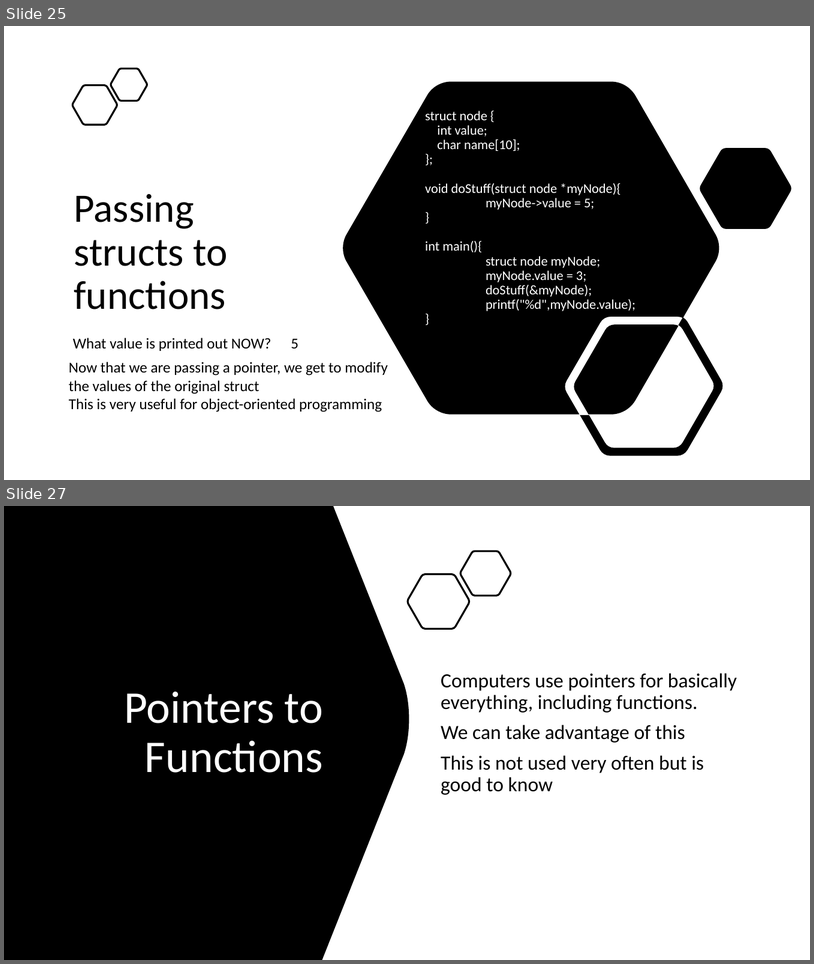
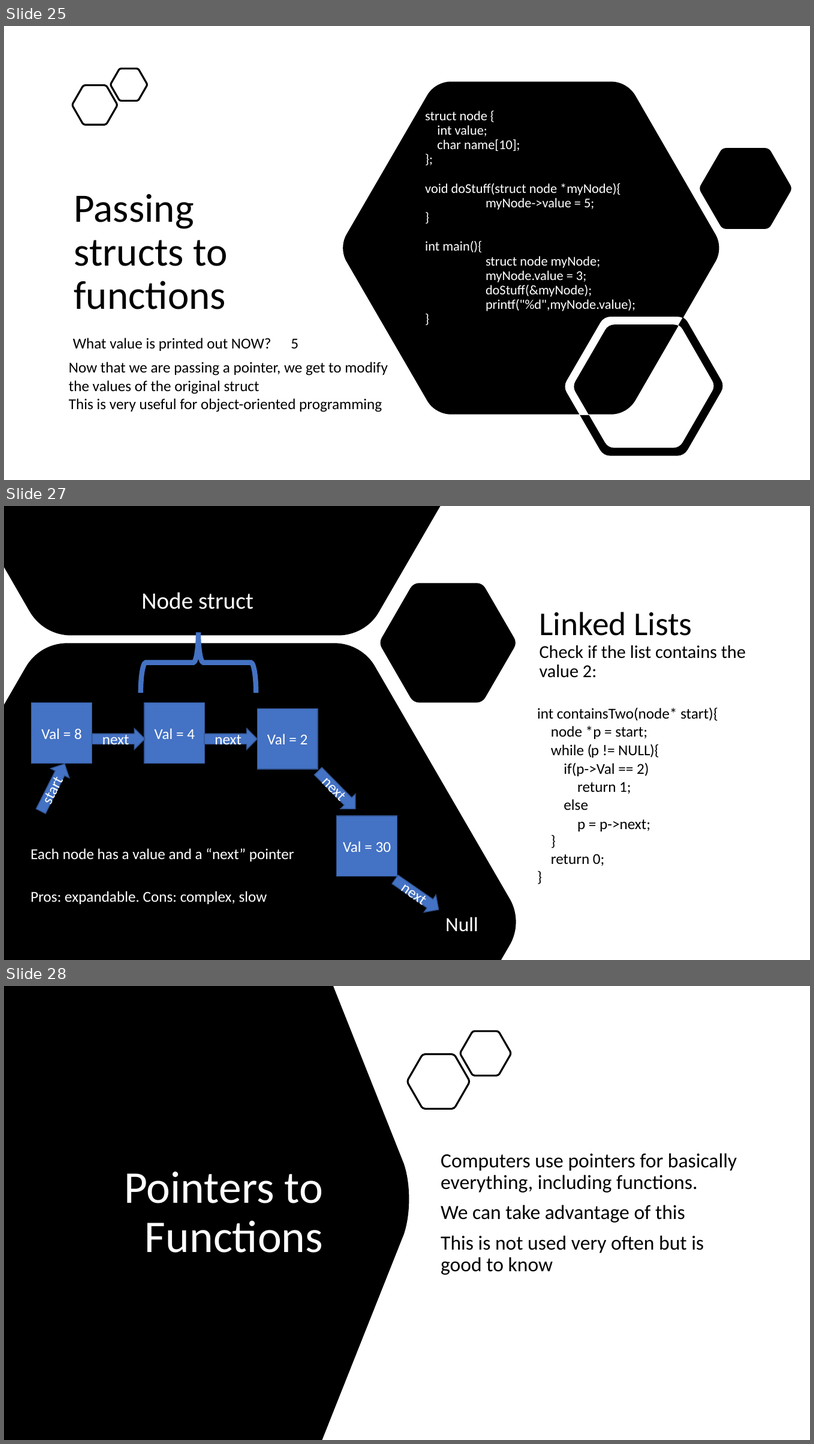
Before and after one commit to BlakeLazarine/SummerDesignInstitute, a slide deck: PointersLecture.pptx. Shown one above the other, each under a label of ours: slides 25 and 27 before the commit, slides 25, 27 and 28 after it; the slides between them are not shown. The pictures are 814x964 and 814x1444 pixels, drawn with LibreOffice and Linux fonts; fonts in the diff are those of the drawing. Boxes give left, top, right and bottom in pixels: in the first picture for what was removed or moved away, otherwise in the second. Text is boxed around its words. In the diff, an @@ line names an element or a change of style, - is before the commit and + after.

```diff
--- a/PointersLecture.pptx
+++ b/PointersLecture.pptx
@@ slide 27 added at <box>4,506,810,960</box>, background #FFFFFF @@
@@ freeform shape added at <box>4,506,516,960</box>, fill #000000 @@
@@ text added at <box>141,592,254,609</box>, 28 pt, text #FFFFFF @@
+Node struct
@@ title added at <box>540,612,746,678</box>, 21.6 pt, text #000000 @@
+Linked Lists
+Check if the list contains the value 2:
@@ left brace added at <box>140,632,256,693</box>, outline #4472C4 6 pt @@
@@ rectangle added at <box>31,703,92,763</box>, fill #4472C4, outline #325491 1 pt, 18 pt, text #FFFFFF @@
+Val = 8
@@ rectangle added at <box>144,703,205,763</box>, fill #4472C4, outline #325491 1 pt, 18 pt, text #FFFFFF @@
+Val = 4
@@ rectangle added at <box>257,709,318,769</box>, fill #4472C4, outline #325491 1 pt, 18 pt, text #FFFFFF @@
+Val = 2
@@ text added at <box>537,707,719,865</box>, 18 pt, text #000000 @@
+int containsTwo(node* start){
+node *p = start;
+while ( ){
+}
+return 0;
+}
@@ right arrow added at <box>92,728,145,749</box>, fill #4472C4, outline #325491 1 pt, 18 pt, text #FFFFFF @@
+next
@@ right arrow added at <box>204,728,257,749</box>, fill #4472C4, outline #325491 1 pt, 18 pt, text #FFFFFF @@
+next
@@ text added at <box>591,745,651,757</box>, 18 pt, text #000000 @@
+p != NULL
@@ right arrow added at <box>32,759,74,816</box>, fill #4472C4, outline #325491 1 pt, 18 pt, text #FFFFFF @@
+start
@@ right arrow added at <box>311,763,363,816</box>, fill #4472C4, outline #325491 1 pt, 18 pt, text #FFFFFF @@
+next
@@ text added at <box>564,763,649,810</box>, 18 pt, text #000000 @@
+if(p->Val == 2)
+return 1;
+else
@@ rectangle added at <box>337,816,397,876</box>, fill #4472C4, outline #325491 1 pt, 18 pt, text #FFFFFF @@
+Val = 30
@@ text added at <box>578,819,651,831</box>, 18 pt, text #000000 @@
+p = p->next;
@@ text added at <box>30,848,294,861</box>, 18 pt, text #FFFFFF @@
+Each node has a value and a “next” pointer
@@ right arrow added at <box>389,871,445,919</box>, fill #4472C4, outline #325491 1 pt, 18 pt, text #FFFFFF @@
+next
@@ text added at <box>30,891,267,904</box>, 18 pt, text #FFFFFF @@
+Pros: expandable. Cons: complex, slow
@@ text added at <box>446,916,479,931</box>, 24 pt, text #FFFFFF @@
+Null
@@ what was slide 27 is now slide 28 @@
```
Also in this commit, not shown: 3 slides changed, 13 other files.
